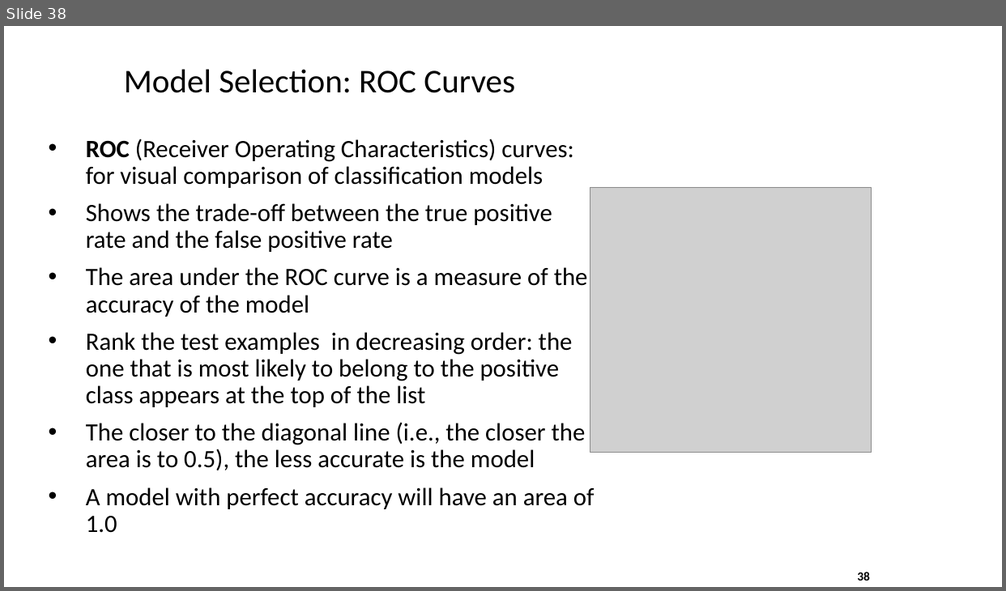
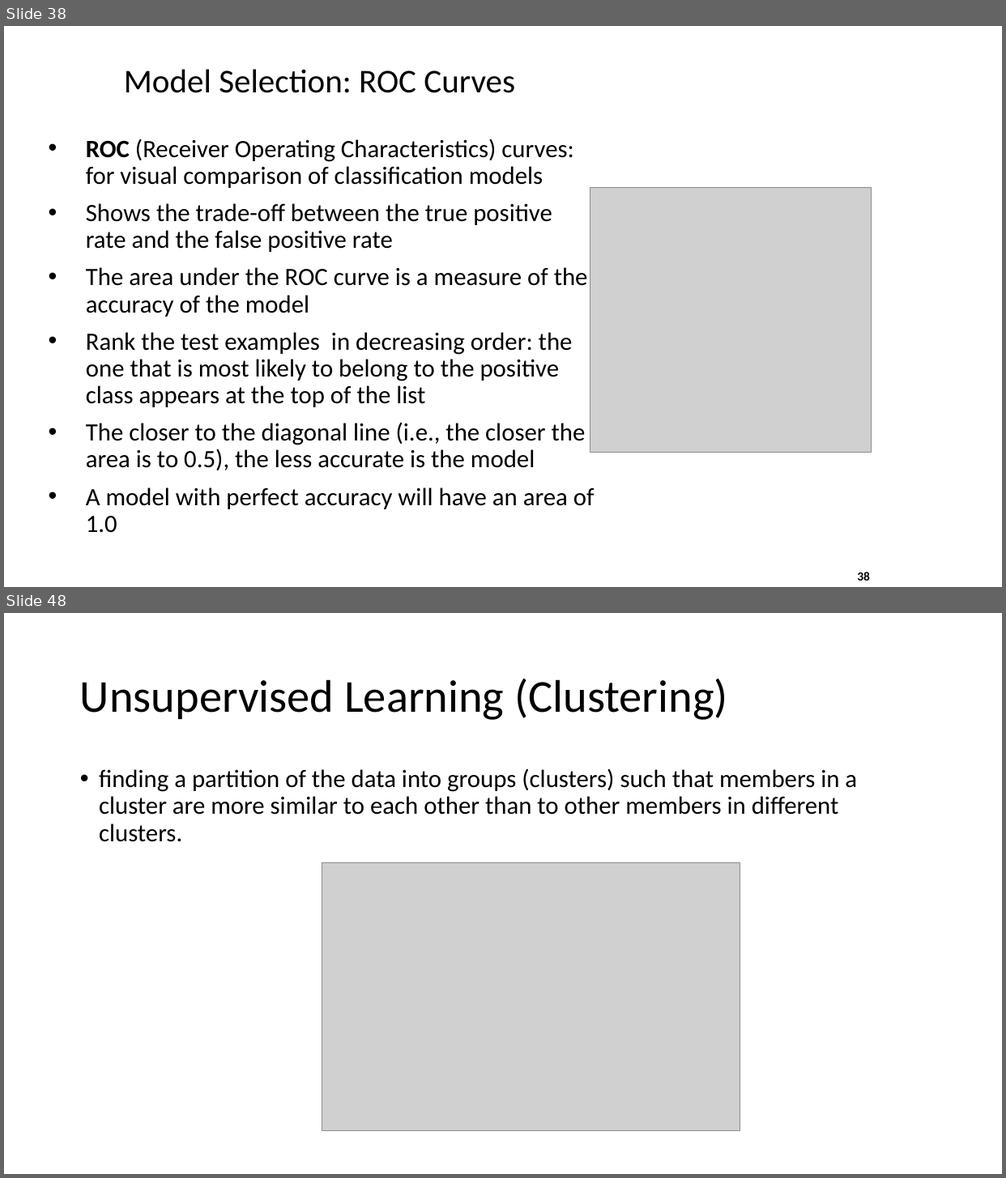
Before and after one commit to ramcdougal/cbb750, a slide deck: data mining/data mining 1.pptx. Shown one above the other, each under a label of ours: slide 38 before the commit, slides 38 and 48 after it; the slides between them are not shown. The pictures are 1006x591 and 1006x1178 pixels, drawn with LibreOffice and Linux fonts; fonts in the diff are those of the drawing; grey boxes stand for pictures. Boxes give left, top, right and bottom in pixels: in the first picture for what was removed or moved away, otherwise in the second. Text is boxed around its words. In the diff, an @@ line names an element or a change of style, - is before the commit and + after.

```diff
--- a/data mining/data mining 1.pptx
+++ b/data mining/data mining 1.pptx
@@ slide 48 added at (4, 613, 1002, 1174), background #FFFFFF @@
@@ title added at (80, 679, 727, 720), 44 pt, text #000000 @@
+Unsupervised Learning (Clustering)
@@ text added at (99, 769, 857, 842), 24 pt, text #000000 @@
+• finding a partition of the data into groups (clusters) such that members in a cluster are more similar to each other than to other members in different clusters.
@@ picture added at (322, 862, 740, 1131) @@
```
Also in this commit, not shown: 2 slides changed, 15 other slides added, 1 slide removed.
